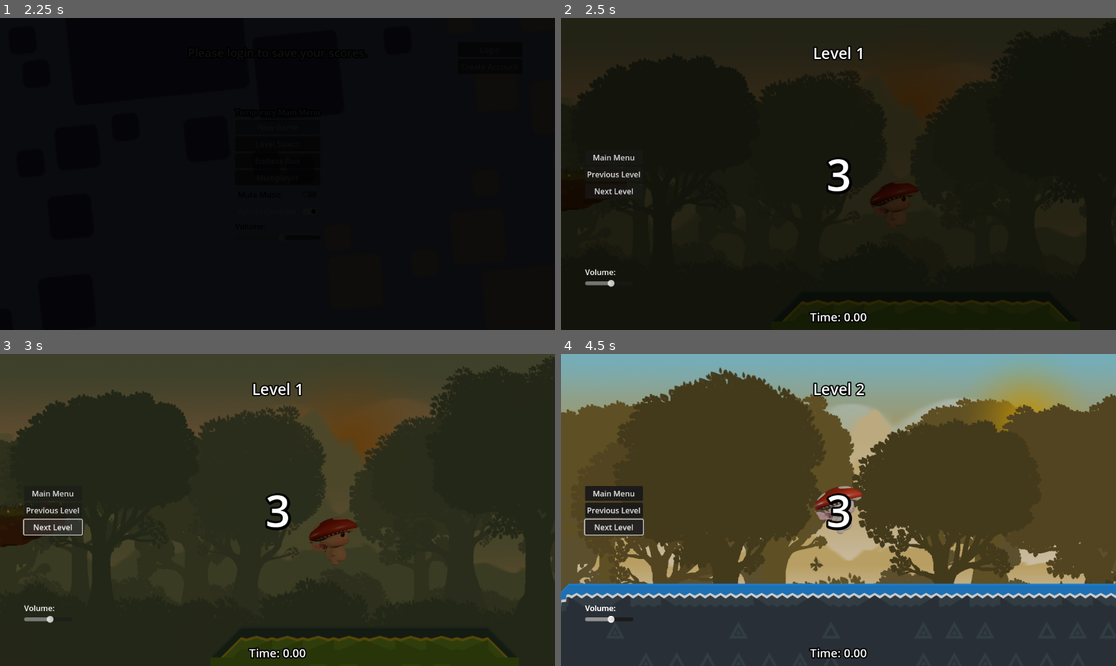
Above: before the commit, frames 1-4 (two rows, left to right).
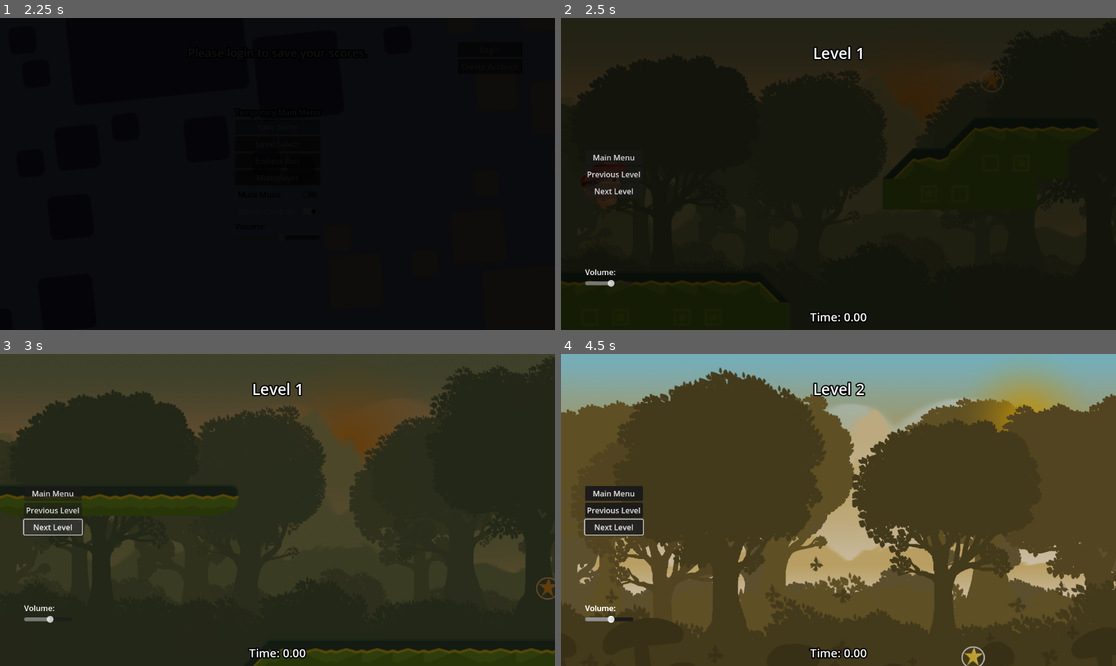
Above: after the commit, the same moments.

Repository: dustngroh/CapstoneProject
Game: Godot game, scene res://scenes/main/Game.tscn
Two runs of this game, one before a commit and one after it. Both use one fixed random seed, a clock stepped at 60 frames per second and the inputs below. The engine's default icon, where the game draws it, is replaced by a stand-in: a white triangle on a blue panel in a dark square.
Inputs:
- Up to frame 1 (2.25 s): tap Enter at 0.5 s; hold Right (walk_right) 0.53-1.25 s; tap Space (jump) at 0.77 s; click "New Game" at 1.25 s; click "New Game" at 2 s
- Up to frame 2 (2.5 s): no input
- Up to frame 3 (3 s): click "Next Level" at 2.75 s
- Up to frame 4 (4.5 s): click "Next Level" at 3.5 s; hold Right (walk_right) from 4.28 s (still down)

Frame 1 is identical in both runs. In frame 2, 1.2% of the frame differs, in the area x 0-97%, y 16-98%; in frame 3, 3.8%; in frame 4, 27%, in the area x 0-100%, y 42-100%.

Commit message:
Add starting cutscene to BaseLevel.

Diff:
--- a/run-game/scenes/levels/BaseLevel.tscn
+++ b/run-game/scenes/levels/BaseLevel.tscn
@@ -59,5 +59,7 @@
 [node name="DynamicBackground" parent="." instance=ExtResource("10_2tsbk")]
 top_level = true
 
+[node name="CutsceneCamera" type="Camera2D" parent="."]
+
 [connection signal="body_entered" from="BottomWorldBorder" to="." method="_on_bottom_world_border_body_entered"]
 [connection signal="win" from="WinZone" to="." method="_on_win_zone_win"]
--- a/run-game/scenes/levels/base_level.gd
+++ b/run-game/scenes/levels/base_level.gd
@@ -32,6 +32,7 @@
 @onready var spawn_point: Marker2D = $SpawnPoint
 @onready var countdown_player: AudioStreamPlayer = UIManager.get_node("LevelUI/CountdownAudio")
 @onready var start_player: AudioStreamPlayer = UIManager.get_node("LevelUI/StartAudio")
+@onready var cutscene_camera: Camera2D = $CutsceneCamera
 
 
 
@@ -55,8 +56,11 @@
 	# Show the level label and countdown timer
 	level_label.text = "Level " + str(current_level_number)
 	level_label.show()
-	countdown_label.show()
-	start_countdown()
+
+
+	play_cutscene()
+
+	#start_countdown()
 
 	# Hide leaderboard initially
 	leaderboard.visible = false
@@ -90,6 +94,25 @@
 	if timer_running:
 		elapsed_time += delta
 		update_timer_display()
+
+func play_cutscene() -> void:
+	countdown_label.hide()
+	# Make CutsceneCamera active
+	cutscene_camera.make_current()
+
+	# Start at spawn point
+	cutscene_camera.global_position = spawn_point.global_position
+
+	# Smoothly move to win zone
+	var tween = create_tween()
+	tween.tween_property(cutscene_camera, "global_position", win_zone.global_position, 3.0)  # Move over 3 seconds
+
+	await tween.finished
+
+	# After cutscene, switch back to player camera and start countdown
+	cutscene_camera.queue_free()
+	countdown_label.show()
+	start_countdown()
 
 
 func resize_background():
Not shown, changed: docs/index.html
Not shown, changed: docs/index.pck
